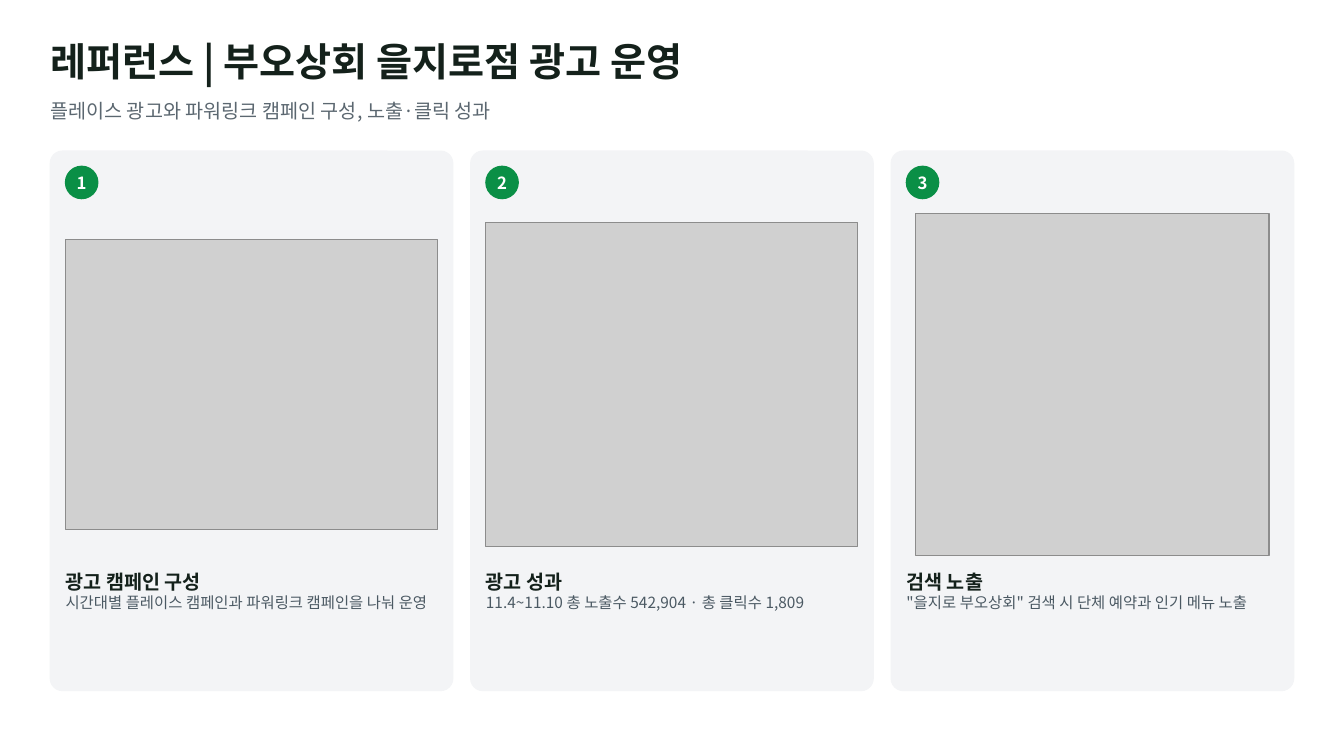
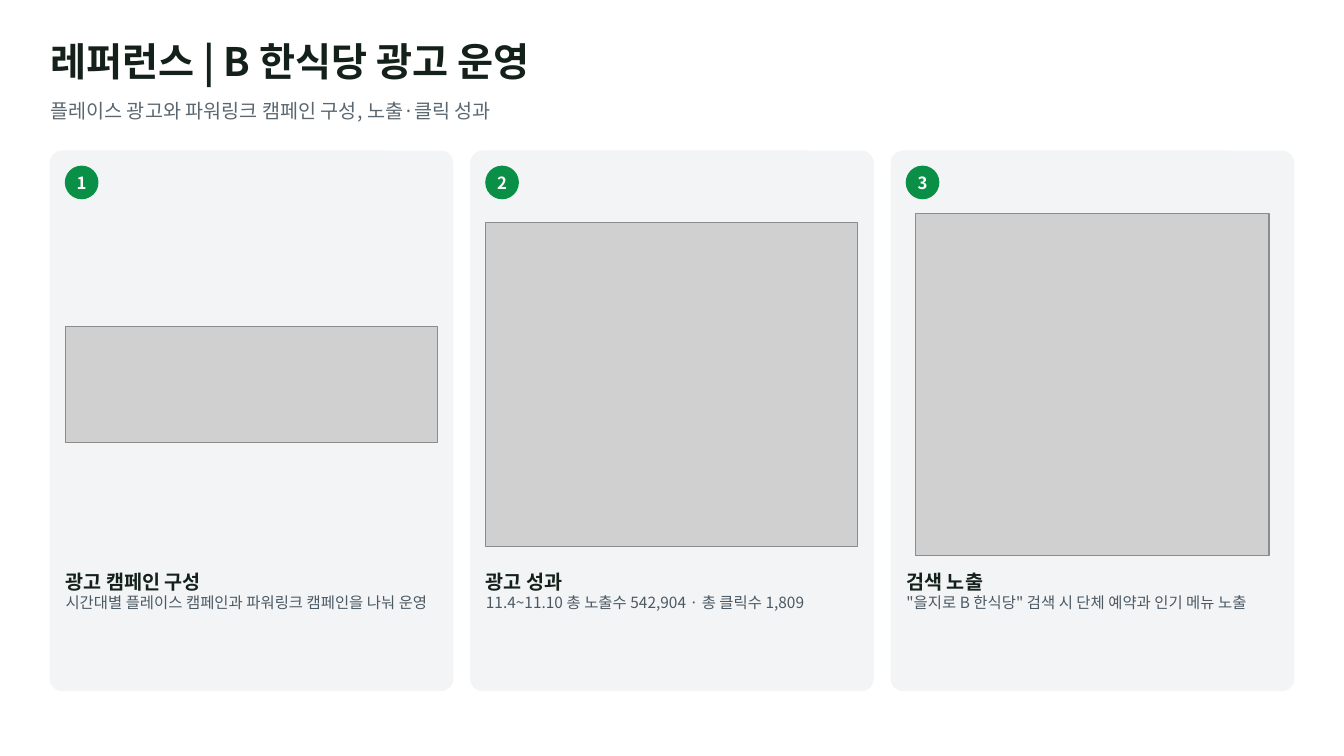
Before and after one commit to alfk0615/placeon, a slide deck: slide 7 of out/company_reference_proposal.pptx. Drawn at 1344x756 pixels with LibreOffice and Linux fonts; fonts in the diff are those of the drawing; grey boxes stand for pictures. Boxes give left, top, right and bottom in pixels: in the first picture for what was removed or moved away, otherwise in the second. Text is boxed around its words. In the diff, an @@ line names an element or a change of style, - is before the commit and + after.

```diff
--- a/out/company_reference_proposal.pptx
+++ b/out/company_reference_proposal.pptx
@@ text at (50, 43, 529, 80): text changed @@
-레퍼런스 | 부오상회 을지로점 광고 운영
+레퍼런스 | B 한식당 광고 운영
@@ picture: place and size @@
-picture at (66, 239, 438, 529)
+picture at (66, 327, 438, 442)
@@ text at (906, 595, 1246, 609): text changed @@
-"을지로 부오상회" 검색 시 단체 예약과 인기 메뉴 노출
+"을지로 B 한식당" 검색 시 단체 예약과 인기 메뉴 노출
```
Also in this commit, not shown: 14 other slides changed.
